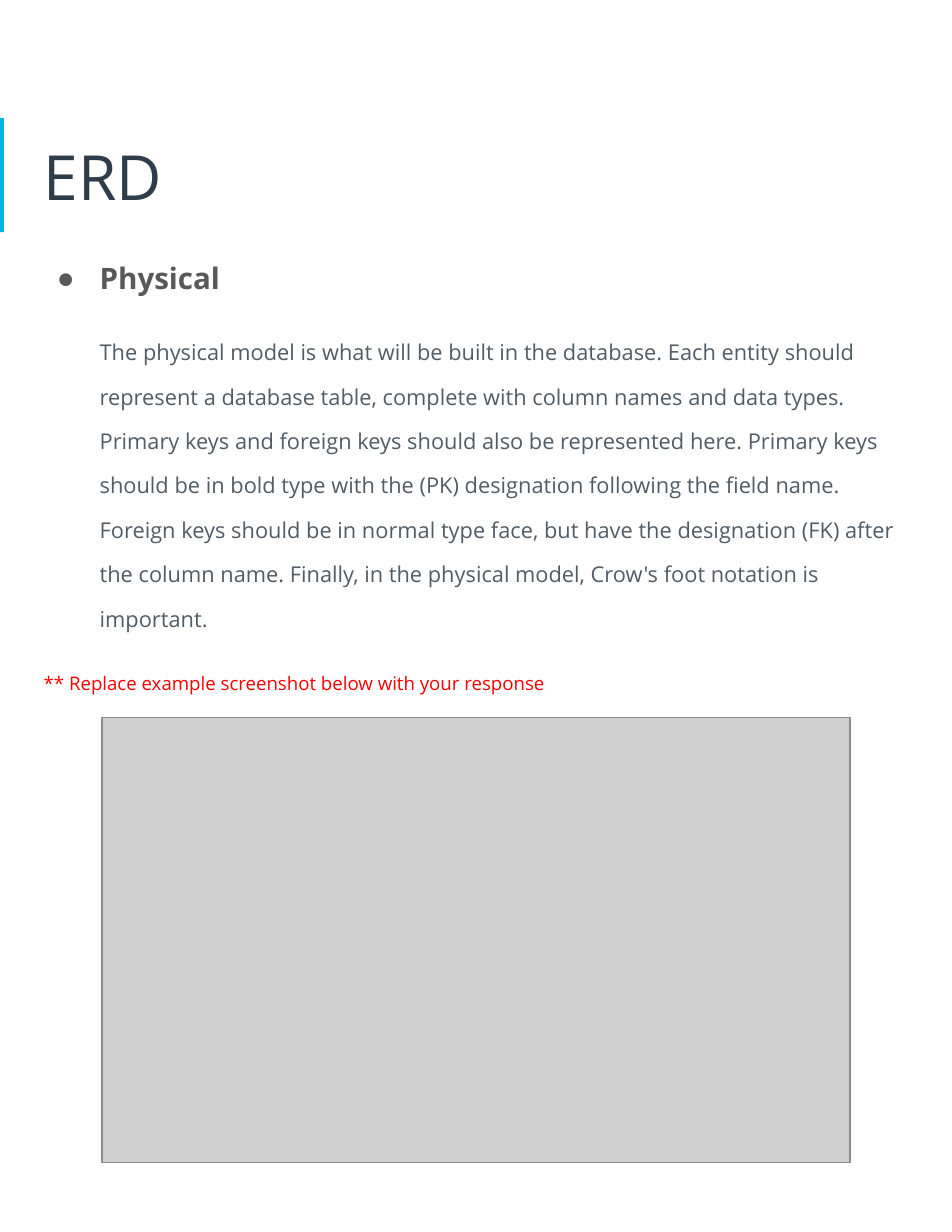
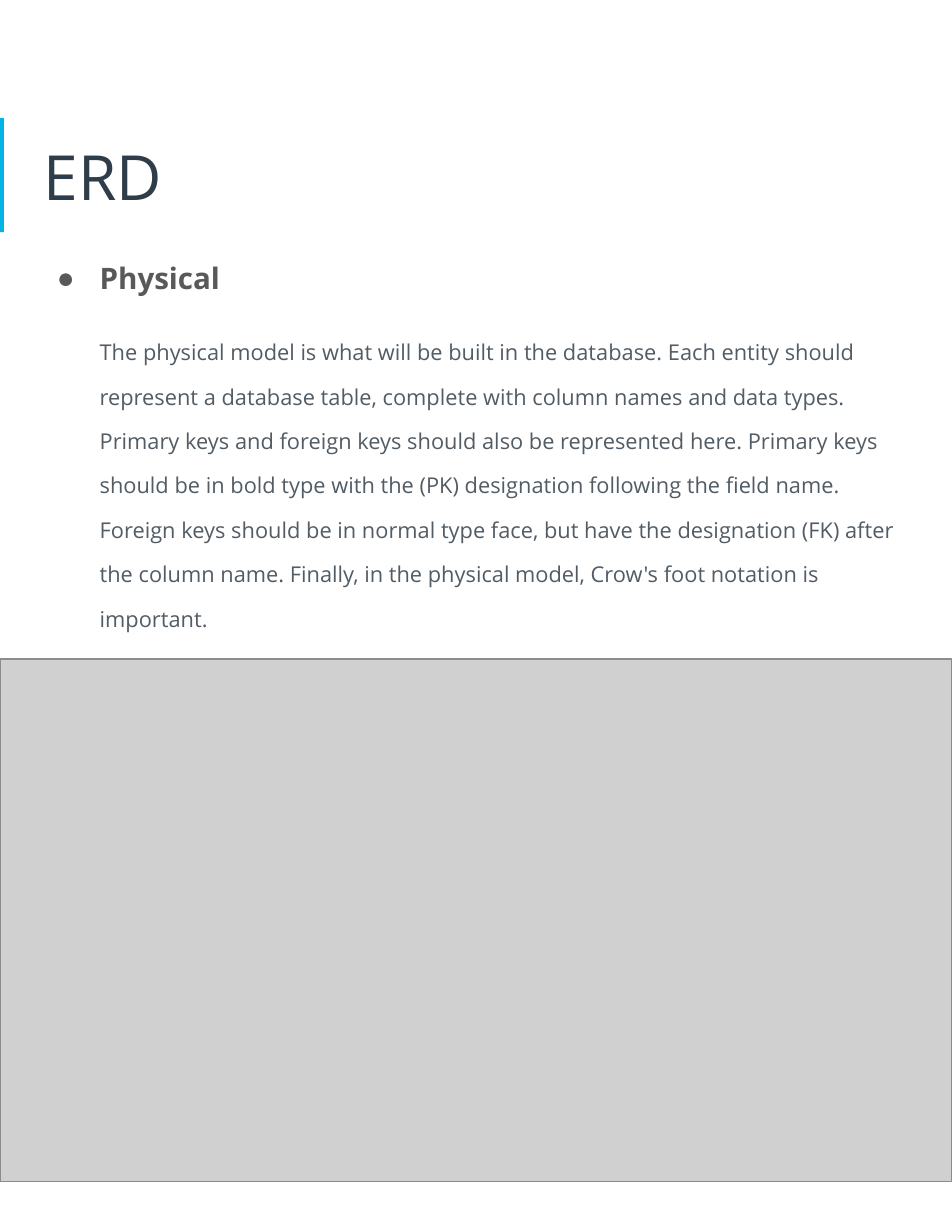
Before and after one commit to LeoArruda/UdacityHRDatabase, a slide deck: slide 13 of Docs/HR Database Proposal.pptx (slide 14 before the commit). Drawn at 952x1232 pixels with LibreOffice and Linux fonts; fonts in the diff are those of the drawing; grey boxes stand for pictures. Boxes give left, top, right and bottom in pixels: in the first picture for what was removed or moved away, otherwise in the second. Text is boxed around its words. In the diff, an @@ line names an element or a change of style, - is before the commit and + after.

```diff
--- a/Docs/HR Database Proposal.pptx
+++ b/Docs/HR Database Proposal.pptx
@@ picture: place and size @@
-picture at box(102, 718, 850, 1163)
+picture at box(0, 659, 952, 1180)
@@ text at box(69, 675, 544, 695): paragraph removed @@
-** Replace example screenshot below with your response
```
Also in this commit, not shown: 15 other slides changed, 2 slides added, 1 slide removed, 5 other files.
